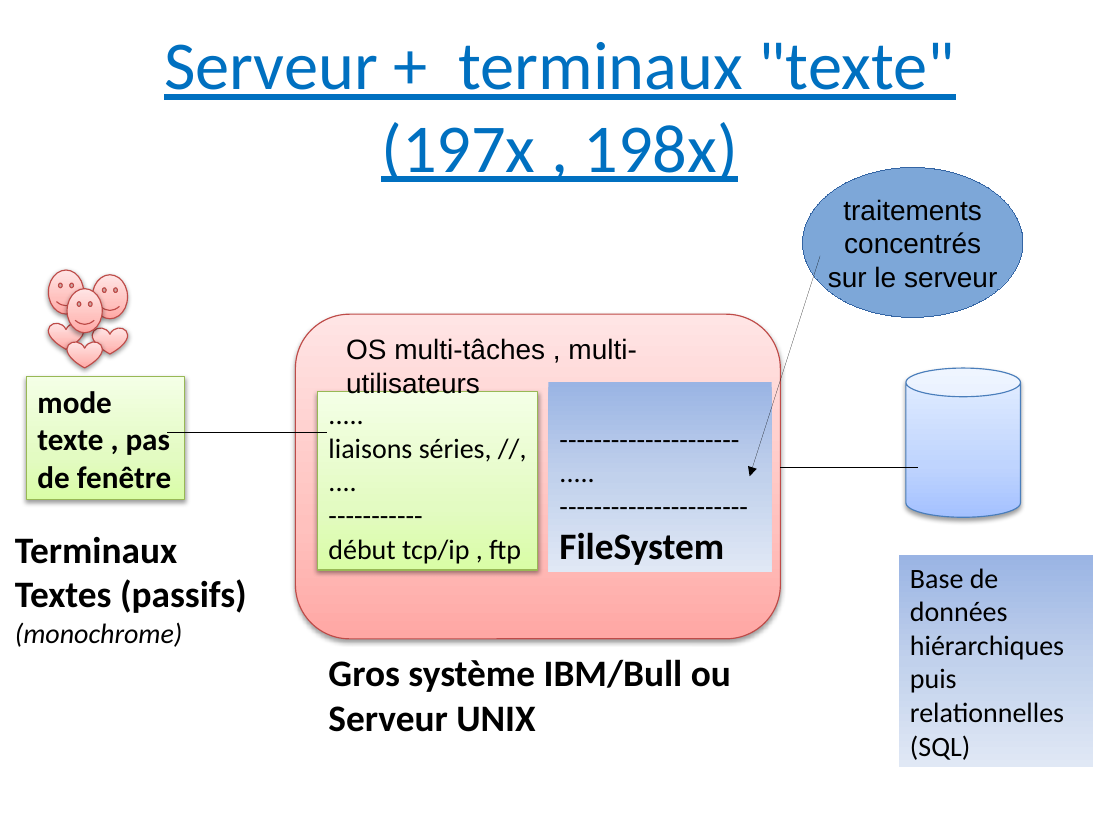
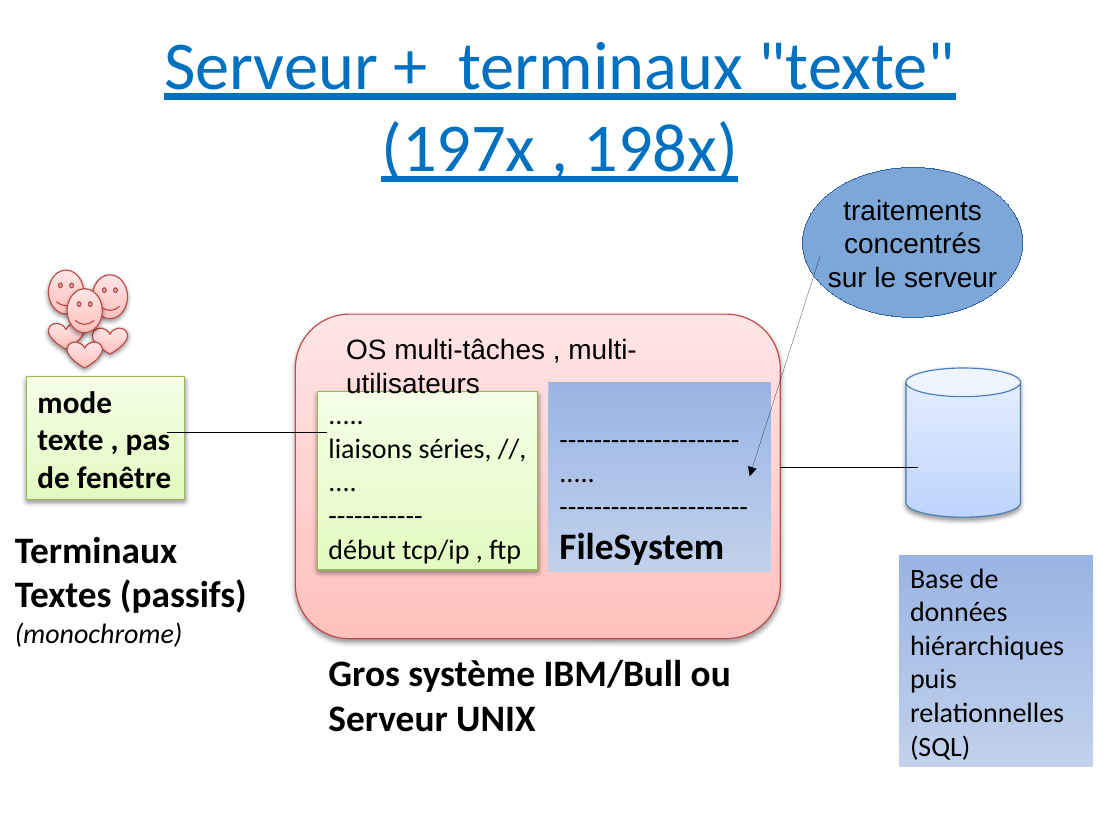
Before and after one commit to didier-tp/soa_msa_octobre2021, a slide deck: slide 2 of evolutions_architectures_grandes_lignes.pptx. Drawn at 1120x840 pixels with LibreOffice and Linux fonts; fonts in the diff are those of the drawing. Boxes give left, top, right and bottom in pixels: in the first picture for what was removed or moved away, otherwise in the second. Text is boxed around its words. In the diff, an @@ line names an element or a change of style, - is before the commit and + after.

```diff
--- a/evolutions_architectures_grandes_lignes.pptx
+++ b/evolutions_architectures_grandes_lignes.pptx
@@ arrow (820, 255) - (749, 476): stroke #000000 0.75 pt to #000000 0 pt @@
@@ fill gradient #FFA6A5 to #FFC0BF to #FFE7E7 to gradient #FFC1BE to #FFE5E5 in 7 elements at box(48, 270, 83, 314), box(48, 323, 83, 349), box(92, 274, 127, 318), box(92, 328, 127, 355), box(67, 289, 102, 333), box(67, 342, 102, 368), box(296, 315, 781, 640) @@
@@ rectangle "mode" at box(27, 376, 185, 500): fill gradient #DAFDA7 to #E4FCC2 to #F5FFE7 to gradient #E3FBC2 to #F4FFE6 @@
@@ rectangle "---------------------" at box(549, 382, 772, 572): fill gradient #9AB5E4 to #C2D1ED to #E1E8F5 to gradient #9AB4E4 to #C1D1EC @@
@@ cylinder at box(906, 368, 1020, 517): fill gradient #A4C4FF to #BFD4FF to #E6EEFF to gradient #BFD4FE to #E5EFFF @@
@@ rectangle "....." at box(317, 391, 538, 570): fill gradient #DAFDA7 to #E4FCC2 to #F5FFE7 to gradient #E3FBC2 to #F4FFE6 @@
@@ rectangle "Base de données hiérarchiques" at box(899, 554, 1093, 767): fill gradient #9AB5E4 to #C2D1ED to #E1E8F5 to gradient #9AB4E4 to #C1D1EC @@
```
Also in this commit, not shown: 5 other slides changed, 2 slides added, 3 other files.
